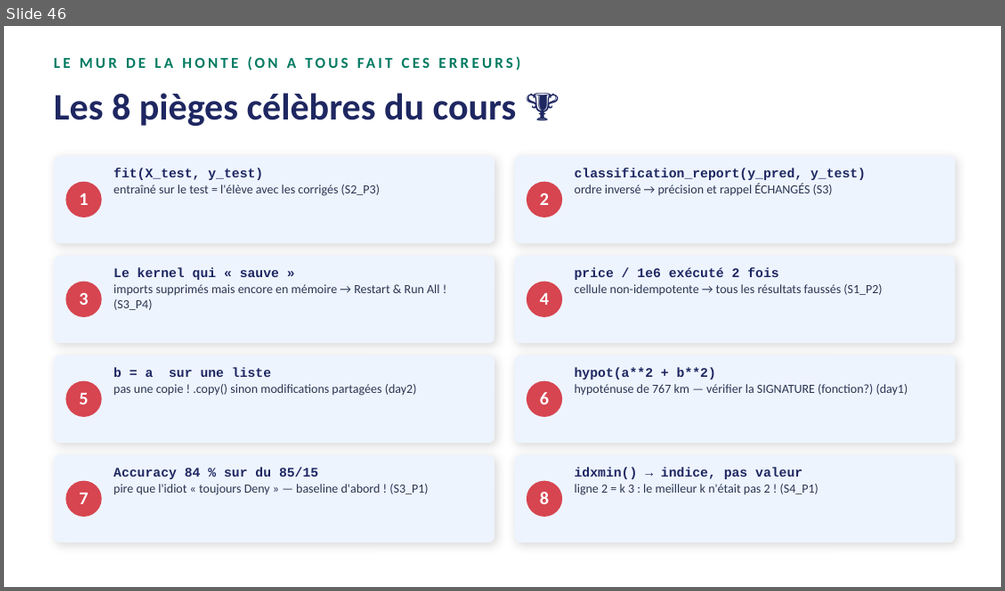
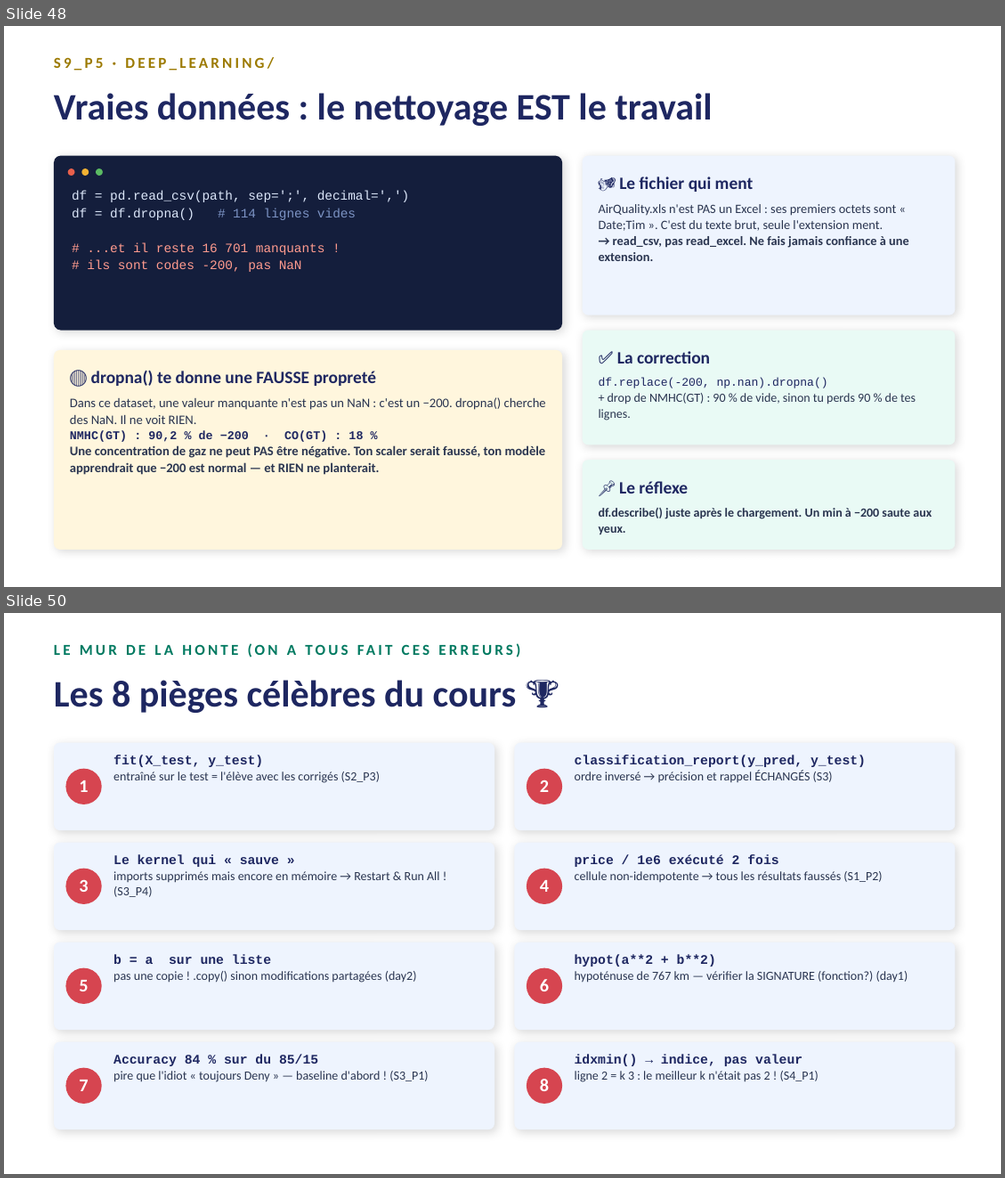
Before and after one commit to RobinsanKiritheepan/Cours_Python, a slide deck: Cours_IA/PowerPoints/00_Cours_Complet_Python_IA.pptx. Shown one above the other, each under a label of ours: slide 46 before the commit, slides 48 and 50 after it; the slides between them are not shown. The pictures are 1005x591 and 1005x1178 pixels, drawn with LibreOffice and Linux fonts; fonts in the diff are those of the drawing. Boxes give left, top, right and bottom in pixels: in the first picture for what was removed or moved away, otherwise in the second. Text is boxed around its words. In the diff, an @@ line names an element or a change of style, - is before the commit and + after.

```diff
--- a/Cours_IA/PowerPoints/00_Cours_Complet_Python_IA.pptx
+++ b/Cours_IA/PowerPoints/00_Cours_Complet_Python_IA.pptx
@@ slide 48 added at box(4, 26, 1001, 587), background #FFFFFF @@
@@ text added at box(54, 57, 274, 70), 11 pt, text #9C7A00, bold @@
+S9_P5 · DEEP_LEARNING/
@@ text added at box(54, 93, 712, 126), 27 pt, text #1E2761, bold @@
+Vraies données : le nettoyage EST le travail
@@ rounded rectangle added at box(54, 156, 562, 330), fill #141E3C @@
@@ rounded rectangle added at box(582, 156, 955, 315), fill #EEF4FE @@
@@ ellipse added at box(68, 168, 75, 176), fill #E8604C @@
@@ ellipse added at box(81, 168, 89, 176), fill #F2B233 @@
@@ ellipse added at box(96, 168, 103, 176), fill #5BBB63 @@
@@ text added at box(619, 176, 753, 192), 12.5 pt, text #1E2761, bold @@
+🎭 Le fichier qui ment
@@ text added at box(72, 191, 409, 272), 9.3 pt, text #DCE7FA @@
+df = pd.read_csv(path, sep=';', decimal=',')
+df = df.dropna() # 114 lignes vides
+# ...et il reste 16 701 manquants !
+# ils sont codes -200, pas NaN
@@ text added at box(599, 204, 909, 261), 9.2 pt, text #2A3550 @@
+AirQuality.xls n'est PAS un Excel : ses premiers octets sont « Date;Tim ». C'est du texte brut, seule l'extension ment.
+→ read_csv, pas read_excel. Ne fais jamais confiance à une extension.
@@ rounded rectangle added at box(582, 330, 955, 444), fill #E9FAF5 @@
@@ rounded rectangle added at box(54, 350, 562, 549), fill #FFF6DD @@
@@ text added at box(91, 370, 377, 386), 12.5 pt, text #1E2761, bold @@
+🔴 dropna() te donne une FAUSSE propreté
@@ text added at box(617, 351, 710, 363), 12.5 pt, text #1E2761, bold @@
+✅ La correction
@@ text added at box(70, 397, 546, 475), 9.4 pt, text #2A3550, bold @@
+Dans ce dataset, une valeur manquante n'est pas un NaN : c'est un −200. dropna() cherche des NaN. Il ne voit RIEN.
+NMHC(GT) : 90,2 % de −200 · CO(GT) : 18 %
+Une concentration de gaz ne peut PAS être négative. Ton scaler serait faussé, ton modèle apprendrait que −200 est normal — et RIEN ne planterait.
@@ text added at box(599, 378, 915, 420), 9 pt, text #2A3550 @@
+df.replace(-200, np.nan).dropna()
++ drop de NMHC(GT) : 90 % de vide, sinon tu perds 90 % de tes lignes.
@@ rounded rectangle added at box(582, 459, 955, 549), fill #E9FAF5 @@
@@ text added at box(619, 481, 688, 493), 12.5 pt, text #1E2761, bold @@
+📌 Le réflexe
@@ text added at box(599, 507, 931, 535), 9 pt, text #2A3550, bold @@
+df.describe() juste après le chargement. Un min à −200 saute aux yeux.
@@ what was slide 46 is now slide 50 @@
```
Also in this commit, not shown: 2 slides changed, 3 other slides added, 22 other files.
